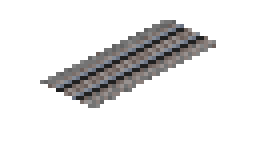
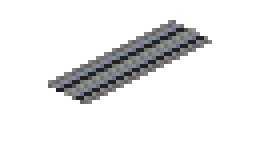
Before/after of a 280x160 layered artwork. What changed in the layer stack:
painted on "Layer 7" over [left=40, top=20, right=216, bottom=108]
